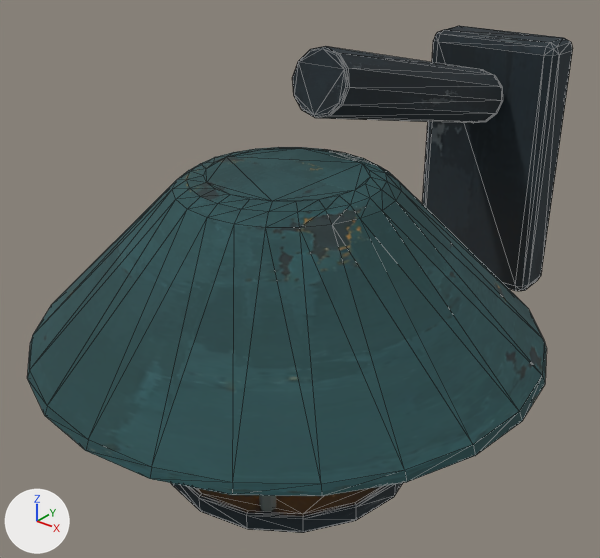
An edit to the glTF model shutdown-kit/assets/v4/models/wall-lamp.glb, drawn before and after from the same camera.
Camera for both pictures: a 50 mm lens placed at (0.5, -1.005, 0.914), pointed at (-0.03, -0.341, 0.502). The axes (+X, +Y, +Z) are drawn at lower left. The lights are the same throughout. The picture after the commit comes second. Mesh edges are drawn as thin lines on the coarser meshes. Where no turn or scale is listed for an object, it has been applied to the vertices. Vertices at exactly the same position are counted once.

The first picture shows 'wall-lamp__wall-lamp__petrol', 'wall-lamp__wall-lamp__steel' and 1 more.
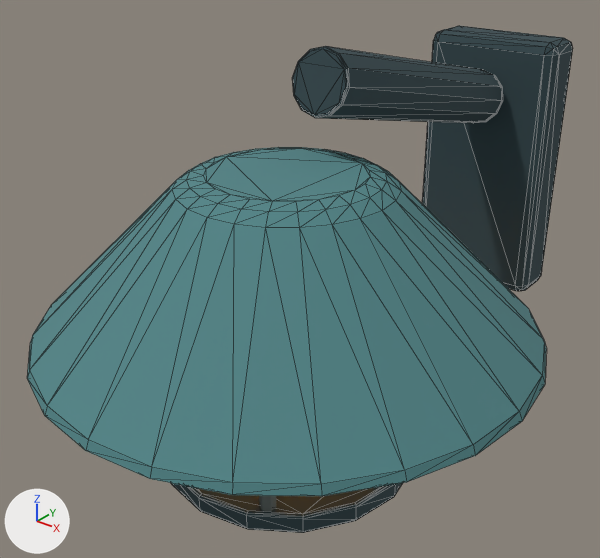
What differs and where, as boxes (x1, y1, x2, y2) in the pictures (600 x 558 px):
'wall-lamp__wall-lamp__petrol', surface changed (lighter)
    both: (27, 147, 547, 496)
'wall-lamp__wall-lamp__steel', surface changed
    both: (171, 26, 572, 532)
part 2 of me_cube_126, surface changed
    both: (171, 26, 573, 533)

The change, as a list of edits to the scene's bpy script:
```text
Change mat_petrol:
    remove mat_petrol.texture = img_painted_enamel_atlas
    add mat_petrol.base_color = (0.08, 0.23, 0.24)  # cyan #508486
    mat_petrol.roughness: 0.88 -> 0.9
Change mat_steel:
    remove mat_steel.texture = img_painted_enamel_atlas
    add mat_steel.base_color = (0.03, 0.06, 0.07)  # dark cyan #30454b
    mat_steel.roughness: 0.88 -> 0.9
Change me_cone_002:
    where me_cone_002.from_pydata(...)  # 144 vertices, 284 faces; spans x -0.271..0.271, y -0.271..0.271, z -0.09..0.09
    used by ob_wall_lamp__wall_lamp__petrol; location = (0.0, -0.4, 0.56)
    me_cone_002 part 1: texture (UV) coordinates of 284 of 284 faces, centred in x -0.267..0.267, y -0.267..0.267, z -0.09..0.09, changed; they spanned u 0.01..0.49, v 0.52..0.99 and now span u 0.01..0.24, v 0.76..0.99
Change me_cube_126:
    where me_cube_126.from_pydata(...)  # 224 vertices, 436 faces; spans x -0.145..0.145, y -0.595..0.035, z -0.231..0.213
    used by ob_wall_lamp__wall_lamp__steel; location = (0.0, 0.05, 0.55)
    me_cube_126 part 2: texture (UV) coordinates of 436 of 436 faces, centred in x -0.141..0.141, y -0.591..0.035, z -0.231..0.212, changed; they spanned u 0.51..0.99, v 0.01..0.49 and now span u 0.76..0.99, v 0.76..0.99
```
